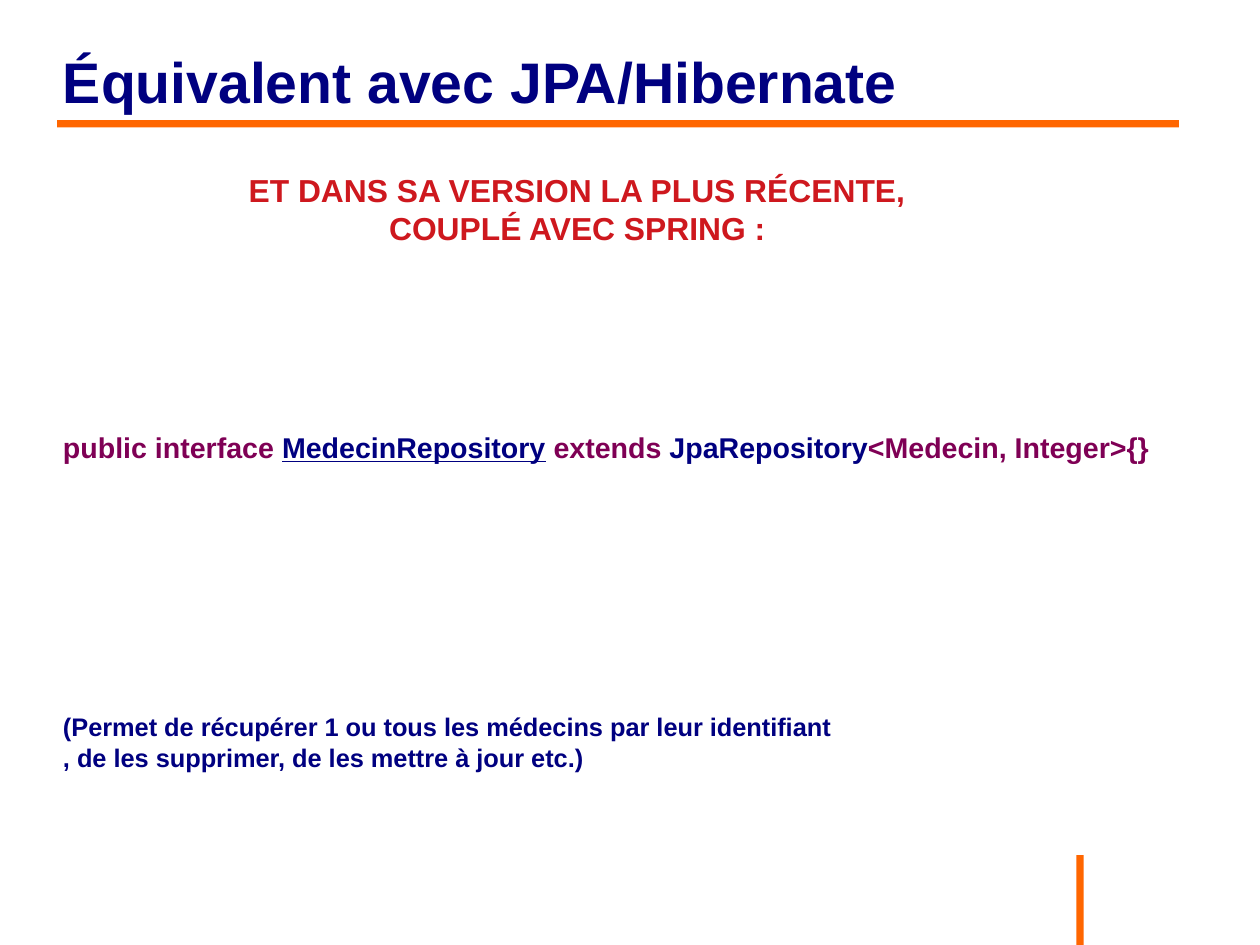
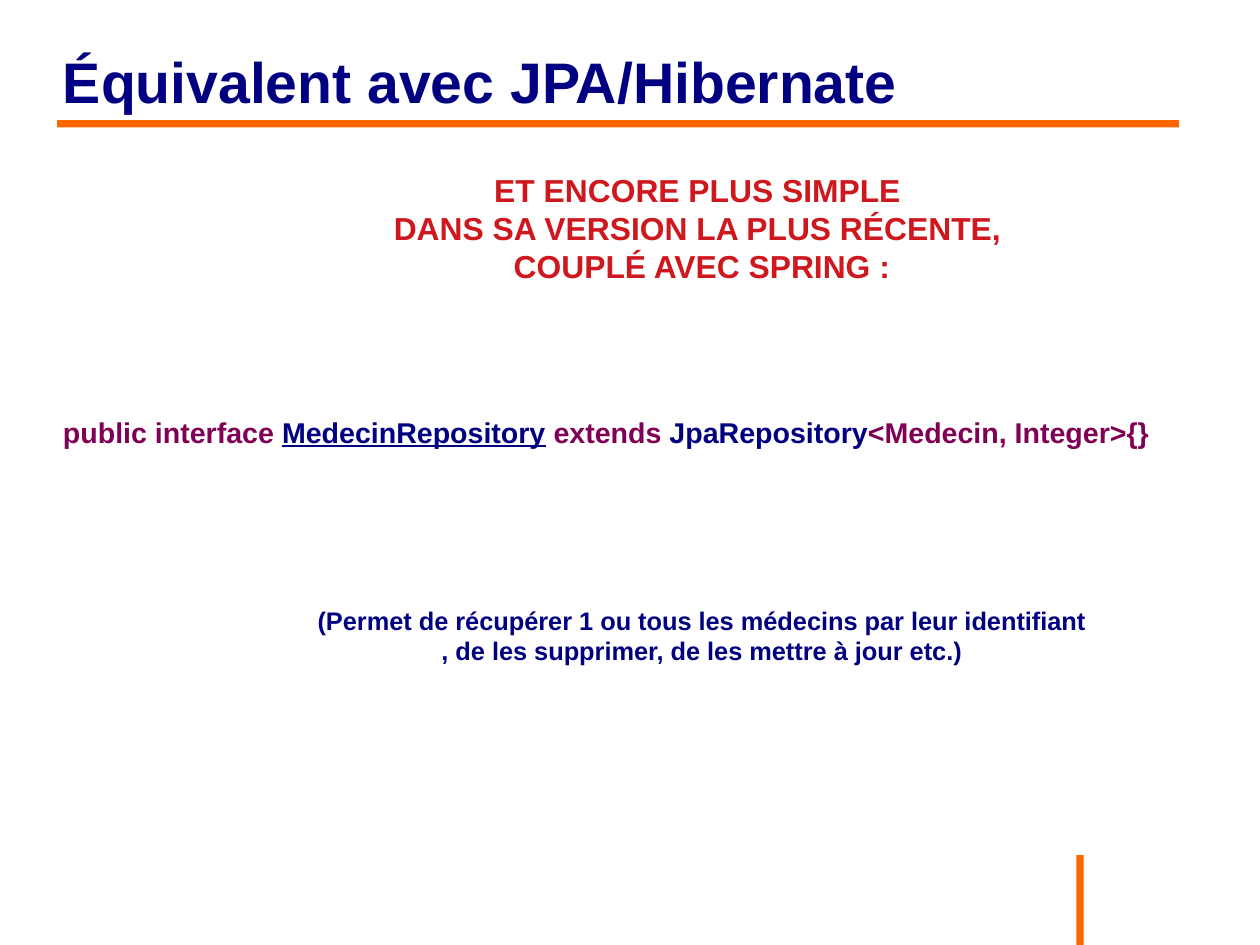
Before and after one commit to philphils/formation-hibernate-basique, a slide deck: slide 11 of Documentation/diapo_formation_hibernate.odp (slide 10 before the commit). Drawn at 1260x945 pixels with LibreOffice and Linux fonts; fonts in the diff are those of the drawing; background and template pictures are left out. Boxes give left, top, right and bottom in pixels: in the first picture for what was removed or moved away, otherwise in the second. Text is boxed around its words. In the diff, an @@ line names an element or a change of style, - is before the commit and + after.

```diff
--- a/Documentation/diapo_formation_hibernate.odp
+++ b/Documentation/diapo_formation_hibernate.odp
@@ text at (394, 180, 1001, 245): text changed @@
-ET DANS SA VERSION LA PLUS RÉCENTE,
+ET ENCORE PLUS SIMPLE
+DANS SA VERSION LA PLUS RÉCENTE,
@@ text at (318, 253, 1085, 666): alignment left to centre @@
```
Also in this commit, not shown: 26 other slides changed, 2 slides added, 1 slide removed.
